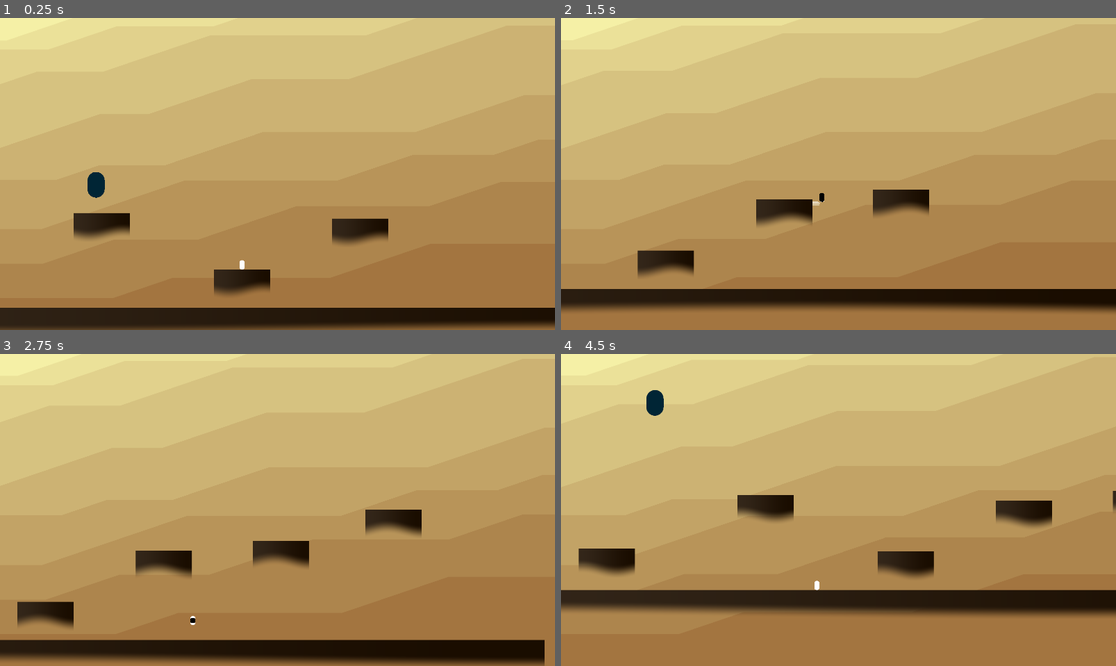
Above: before the commit, frames 1-4 (two rows, left to right).
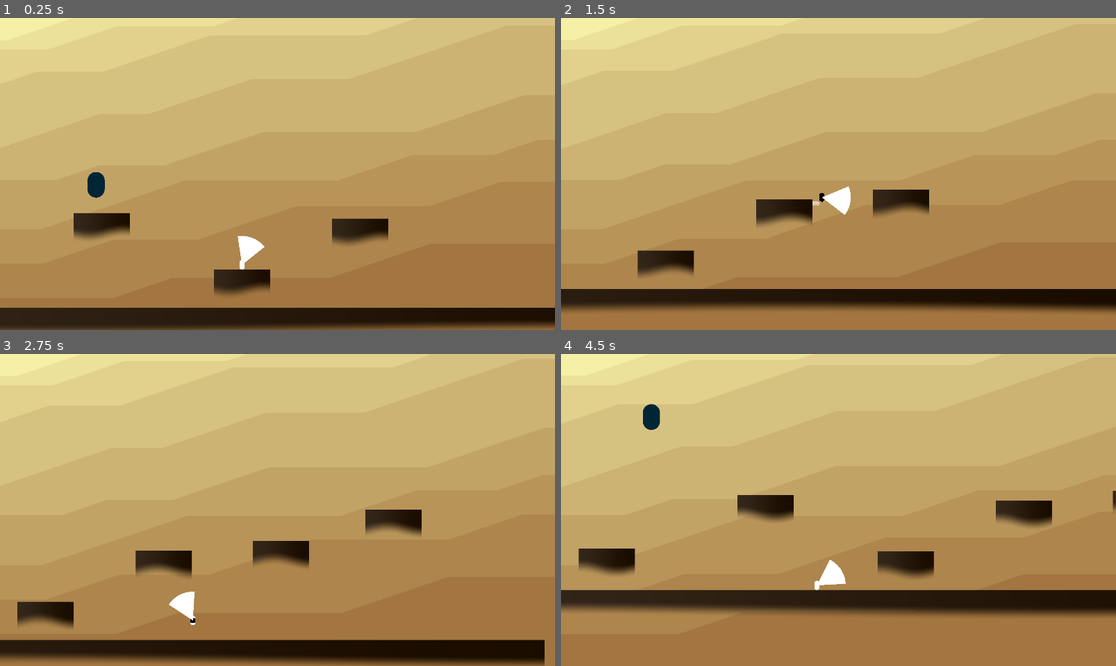
Above: after the commit, the same moments.

Repository: haikey-build/climb
Game: Godot game, scene res://level/desert/desert_level.tscn
Two runs of this game, one before a commit and one after it. Both use one fixed random seed, a clock stepped at 60 frames per second and the inputs below.
Inputs (mouse positions are in pixels of both pictures, inside the frame that each line leads up to):
- Up to frame 1 (0.25 s): no input
- Up to frame 2 (1.5 s): tap Enter (ui_accept) at 0.5 s; move the mouse to (810, 236) at 0.52 s; hold D (right) from 0.53 s (still down); tap Q (recall_platform) at 0.6 s; tap W (jump) at 0.77 s; move the mouse to (1005, 220) at 1.27 s; tap S (set_platform) at 1.35 s
- Up to frame 3 (2.75 s): tap W (jump) at 1.52 s; move the mouse to (111, 463) at 2.02 s; release D (right) at 2.03 s; hold A (left) from 2.03 s (still down); tap E (swap_platform_type) at 2.1 s
- Up to frame 4 (4.5 s): move the mouse to (866, 510) at 2.77 s; tap Q (recall_platform) at 2.85 s; tap W (jump) at 3.02, 3.77 s; move the mouse to (755, 432) at 3.52 s; tap S (set_platform) at 3.6 s; move the mouse to (960, 494) at 4.27 s; release A (left) at 4.28 s; hold D (right) from 4.28 s (still down); tap E (swap_platform_type) at 4.35 s

The runs differ from the first frame. In frame 1, 0.3% of the frame differs, in the area x 42-48%, y 69-79%; in frame 2, 0.3%; in frame 3, 0.3%; in frame 4, 0.6%, in the area x 14-52%, y 11-75%.

Commit message:
aiming polygon

Diff:
--- /dev/null
+++ b/char/ability/attack_area.gd
@@ -0,0 +1,74 @@
+extends Node2D
+
+# Parameters
+var radius: float = 100.0
+var width: float = PI / 3 # Width of the section in radians
+var steps: int = 10 # Number of intermediate points
+
+# References to the nodes
+@onready var polygon2d = $Polygon2D
+@onready var collision_polygon2d = $Area2D/CollisionPolygon2D
+
+func _ready():
+	set_process(true)
+
+func _process(delta):
+	var mouse_position = get_global_mouse_position()
+	var look_angle = (mouse_position - global_position).angle()
+
+	draw_hitbox(look_angle)
+	setup_collision(look_angle)
+
+func draw_hitbox(look_angle):
+	var points = []
+
+	# Center point at (0, 0)
+	points.append(Vector2.ZERO)
+
+	# Calculate the two outer points of the hitbox
+	var start_angle = look_angle - width / 2
+	var end_angle = look_angle + width / 2
+
+	var start_point = Vector2(cos(start_angle) * radius, sin(start_angle) * radius)
+	var end_point = Vector2(cos(end_angle) * radius, sin(end_angle) * radius)
+
+	points.append(start_point)
+
+	# Intermediate points for better shape
+	var step = width / steps
+	for i in range(1, steps):
+		var angle = start_angle + i * step
+		var point = Vector2(cos(angle) * radius, sin(angle) * radius)
+		points.append(point)
+
+	points.append(end_point)
+
+	# Assign points to the Polygon2D
+	polygon2d.polygon = points
+
+func setup_collision(look_angle):
+	var points = []
+
+	# Center point at (0, 0)
+	points.append(Vector2.ZERO)
+
+	# Calculate the two outer points of the hitbox
+	var start_angle = look_angle - width / 2
+	var end_angle = look_angle + width / 2
+
+	var start_point = Vector2(cos(start_angle) * radius, sin(start_angle) * radius)
+	var end_point = Vector2(cos(end_angle) * radius, sin(end_angle) * radius)
+
+	points.append(start_point)
+
+	# Intermediate points for better shape
+	var step = width / steps
+	for i in range(1, steps):
+		var angle = start_angle + i * step
+		var point = Vector2(cos(angle) * radius, sin(angle) * radius)
+		points.append(point)
+
+	points.append(end_point)
+
+	# Assign points to the CollisionPolygon2D
+	collision_polygon2d.polygon = points
--- /dev/null
+++ b/char/ability/attack_area.tscn
@@ -0,0 +1,12 @@
+[gd_scene load_steps=2 format=3 uid="uid://ddwrema2ih862"]
+
+[ext_resource type="Script" path="res://char/ability/attack_area.gd" id="1_fuj1x"]
+
+[node name="AttackArea" type="Node2D"]
+script = ExtResource("1_fuj1x")
+
+[node name="Polygon2D" type="Polygon2D" parent="."]
+
+[node name="Area2D" type="Area2D" parent="."]
+
+[node name="CollisionPolygon2D" type="CollisionPolygon2D" parent="Area2D"]
--- a/char/enemy/blob.gd
+++ b/char/enemy/blob.gd
@@ -1,37 +1,28 @@
 extends CharacterBody2D
 
-# Speed at which the object moves
 var speed = 100.0
 
-# Array to hold references to point nodes
 var points = []
 
-# Index of the current target point
 var current_point_index = 0
 
-# Function to get the object type
 func get_type():
 	return Climb.ObjectType.BEING
 
-# Function to get the object subtype
 func get_subtype():
 	return Climb.BeingType.BLOB
 
-# Called when the node enters the scene tree
 func _ready():
-	# Reference the point nodes
 	points = [
-		$"Points/Point1",
-		$"Points/Point2",
-		$"Points/Point3",
-		$"Points/Point4"
-	]
+        $"../Blob1Points/Point1",
+        $"../Blob1Points/Point2",
+        $"../Blob1Points/Point3",
+        $"../Blob1Points/Point4"
+    ]
 
-# Called every frame
-func _process(delta):
+func _physics_process(delta):
 	move_towards_target(delta)
 
-# Function to move the object towards the current target point
 func move_towards_target(delta):
 	if points.size() == 0:
 		return
@@ -40,8 +31,9 @@
 	var direction = (target - global_position).normalized()
 	var distance_to_target = global_position.distance_to(target)
 
-	if distance_to_target < speed * delta:
-		global_position = target
+	print(distance_to_target)
+
+	if distance_to_target < (speed * delta) * 10:
 		current_point_index = (current_point_index + 1) % points.size()
 	else:
 		global_position += direction * speed * delta
--- a/char/player/desert_char.tscn
+++ b/char/player/desert_char.tscn
@@ -1,6 +1,7 @@
-[gd_scene load_steps=4 format=3 uid="uid://blubiq053mo8n"]
+[gd_scene load_steps=5 format=3 uid="uid://blubiq053mo8n"]
 
 [ext_resource type="Script" path="res://char/player/desert_char.gd" id="1_230j0"]
+[ext_resource type="PackedScene" uid="uid://ddwrema2ih862" path="res://char/ability/attack_area.tscn" id="2_vej3a"]
 
 [sub_resource type="CapsuleShape2D" id="CapsuleShape2D_trj2w"]
 radius = 9.0
@@ -29,4 +30,6 @@
 wait_time = 3.0
 one_shot = true
 
+[node name="AttackArea" parent="." instance=ExtResource("2_vej3a")]
+
 [connection signal="timeout" from="PlatformCooldownTimer" to="." method="_on_platform_cooldown_timer_timeout"]
--- a/level/desert/proto_set_piece/desert_proto_set_piece.tscn
+++ b/level/desert/proto_set_piece/desert_proto_set_piece.tscn
@@ -14,19 +14,21 @@
 [node name="FloatingPlatform3" parent="." instance=ExtResource("1_x145i")]
 position = Vector2(-399, -386)
 
-[node name="Blob" parent="." instance=ExtResource("2_d12wi")]
+[node name="Blob1" parent="." instance=ExtResource("2_d12wi")]
 position = Vector2(548, -321)
 scale = Vector2(3, 3)
 
-[node name="Points" type="Node2D" parent="Blob"]
+[node name="Blob1Points" type="Node2D" parent="."]
+position = Vector2(548, -321)
+scale = Vector2(3, 3)
 
-[node name="Point1" type="Node2D" parent="Blob/Points"]
+[node name="Point1" type="Node2D" parent="Blob1Points"]
 
-[node name="Point2" type="Node2D" parent="Blob/Points"]
+[node name="Point2" type="Node2D" parent="Blob1Points"]
 position = Vector2(-104.667, -64)
 
-[node name="Point3" type="Node2D" parent="Blob/Points"]
+[node name="Point3" type="Node2D" parent="Blob1Points"]
 position = Vector2(-249.667, -63.3333)
 
-[node name="Point4" type="Node2D" parent="Blob/Points"]
+[node name="Point4" type="Node2D" parent="Blob1Points"]
 position = Vector2(-185, 65.6667)
